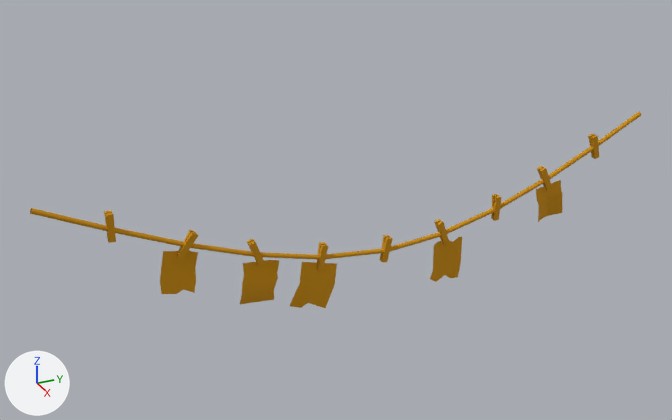
The FBX model ArtAssets/Environment/SM_HangingThing_B.fbx: old version first, new version second.
Both versions are drawn from a 50 mm lens placed at (5.93, -5.55, 2.6), pointed at (-0.18, -2.81, -0.45). Every picture has the same lights, and +X, +Y and +Z are marked at lower left. The picture after the commit comes second. Where no turn or scale is listed for an object, it has been applied to the vertices.

Names of what the first picture shows: 'SM_HangingThing_B'.
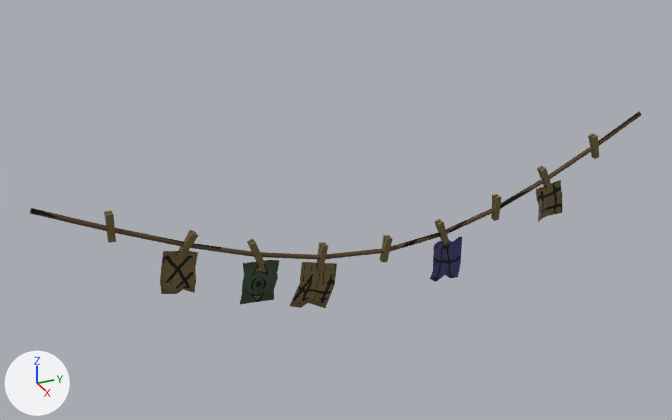
Where the change shows, as pixel boxes [x1, y1, x2, y2] in the pictures (672 x 420 px):
'SM_HangingThing_B', recoloured, surface changed: [30, 112, 641, 308] in both
part 1 of me_mesh, recoloured: [30, 208, 320, 260] in both
part 2 of me_mesh, recoloured: [326, 208, 494, 259] in both
part 3 of me_mesh, recoloured: [500, 112, 641, 209] in both
part 4 of me_mesh, recoloured: [104, 133, 599, 308] in both
part 5 of me_mesh, surface changed: [30, 112, 641, 308] in both

The change in detail:
Picture 'T_RoomTrimSheet_Diffuse.png' (img_t_roomtrimsheet_diffuse_png) is new.
Picture 'T_WoodTrimSheet_Diffuse.png' (img_t_woodtrimsheet_diffuse_png) is new.
Material 'RoomTrimSheet' (mat_roomtrimsheet) is new.
Its texture is img_t_roomtrimsheet_diffuse_png.
Its roughness is 0.2.
Material 'TrimSheet_Wood' (mat_trimsheet_wood) is new.
Its texture is img_t_woodtrimsheet_diffuse_png.
Its roughness is 1.0.
me_mesh has 697 vertices, 634 faces and spans x -0.04..0.04, y -5.1..0.0, z -1.21..0.06.
me_mesh is used by ob_sm_hangingthing_b; location (0.0, 0.0, 0.0).
me_mesh part 1: 32 of the faces centred in x -0.02..0.02, y -4.85..-3.27, z -0.69..-0.06 switch from mat_trimsheet (orange #ce9000) to mat_trimsheet_wood (picture img_t_woodtrimsheet_diffuse_png).
me_mesh part 2: 24 of the faces centred in x -0.02..0.02, y -2.73..-1.68, z -0.79..-0.67 switch from mat_trimsheet (orange #ce9000) to mat_trimsheet_wood (picture img_t_woodtrimsheet_diffuse_png).
me_mesh part 3: 24 of the faces centred in x -0.02..0.02, y -1.19..-0.23, z -0.55..-0.09 switch from mat_trimsheet (orange #ce9000) to mat_trimsheet_wood (picture img_t_woodtrimsheet_diffuse_png).
me_mesh part 4: 554 of the faces centred in x -0.03..0.03, y -4.62..-0.41, z -1.14..-0.06 switch from mat_trimsheet (orange #ce9000) to mat_roomtrimsheet (picture img_t_roomtrimsheet_diffuse_png).
me_mesh part 5: texture (UV) coordinates of 634 of 634 faces, centred in x -0.03..0.03, y -4.85..-0.23, z -1.14..-0.06, changed; they spanned u 0.0..1.35, v 0.0..0.09 and now span u 0.0..1.35, v 0.05..0.84.
